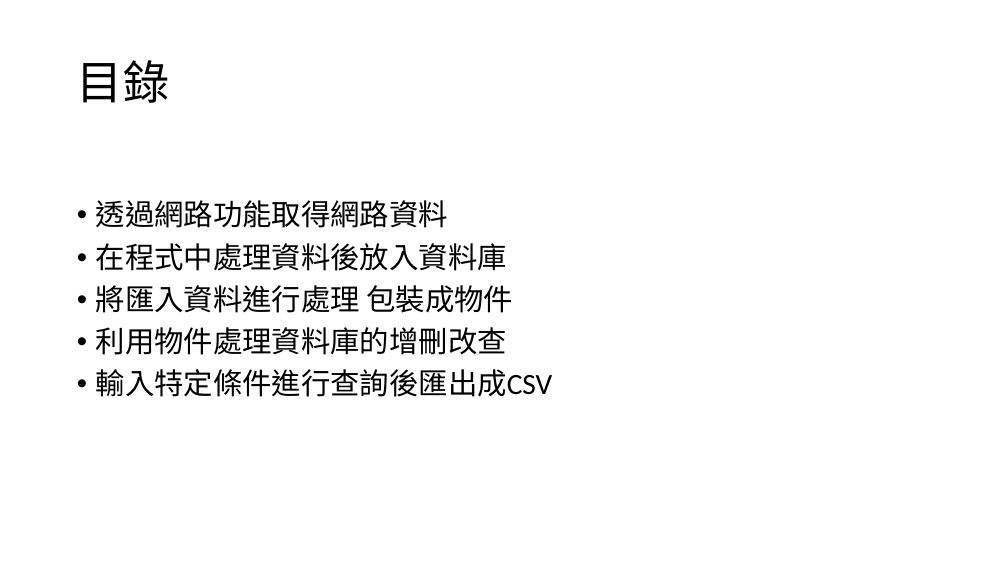
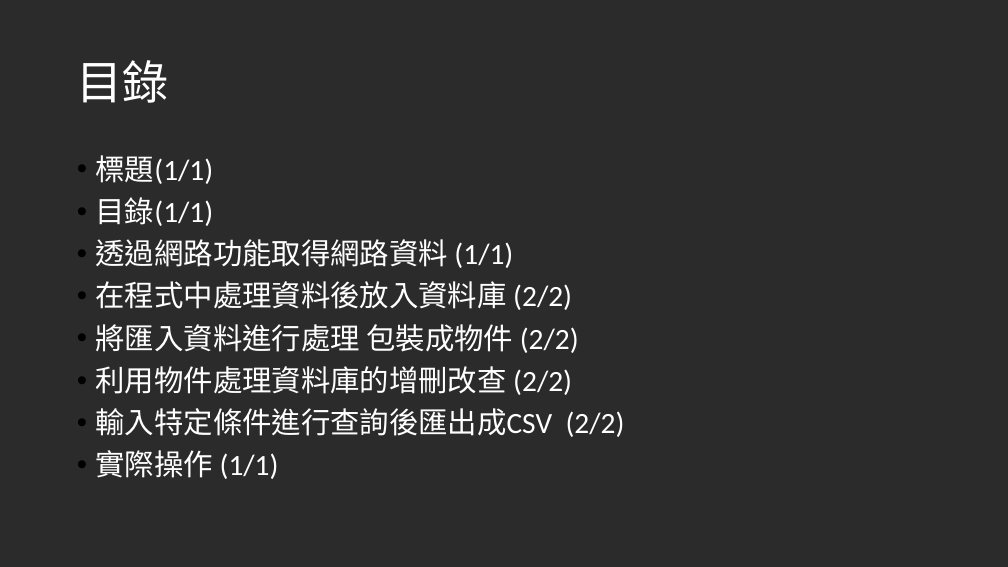
Before and after one commit to Hoxton019030/Columbrium, a slide deck: slide 2 of 新竹縣公私立【納骨塔】清冊資料庫.pptx. Drawn at 1008x567 pixels with LibreOffice and Linux fonts; fonts in the diff are those of the drawing; background and template pictures are left out; a plain dark background stands for a picture behind light text. Boxes give left, top, right and bottom in pixels: in the first picture for what was removed or moved away, otherwise in the second. Text is boxed around its words. In the diff, an @@ line names an element or a change of style, - is before the commit and + after.

```diff
--- a/新竹縣公私立【納骨塔】清冊資料庫.pptx
+++ b/新竹縣公私立【納骨塔】清冊資料庫.pptx
@@ background #FFFFFF to picture (left out) @@
@@ text "目錄" at box(77, 60, 169, 103): text colour #000000 to #FFFFFF @@
@@ text at box(96, 155, 625, 479): text changed; text colour #000000 to #FFFFFF @@
-• 透過網路功能取得網路資料
-• 在程式中處理資料後放入資料庫
-• 將匯入資料進行處理 包裝成物件
-• 利用物件處理資料庫的增刪改查
-• 輸入特定條件進行查詢後匯出成CSV
+• 標題(1/1)
+• 目錄(1/1)
+• 透過網路功能取得網路資料 (1/1)
+• 在程式中處理資料後放入資料庫 (2/2)
+• 將匯入資料進行處理 包裝成物件 (2/2)
+• 利用物件處理資料庫的增刪改查 (2/2)
+• 輸入特定條件進行查詢後匯出成CSV (2/2)
+• 實際操作 (1/1)
```
Also in this commit, not shown: 9 other slides changed, 2 slides added, 3 slides removed, 15 other files.
